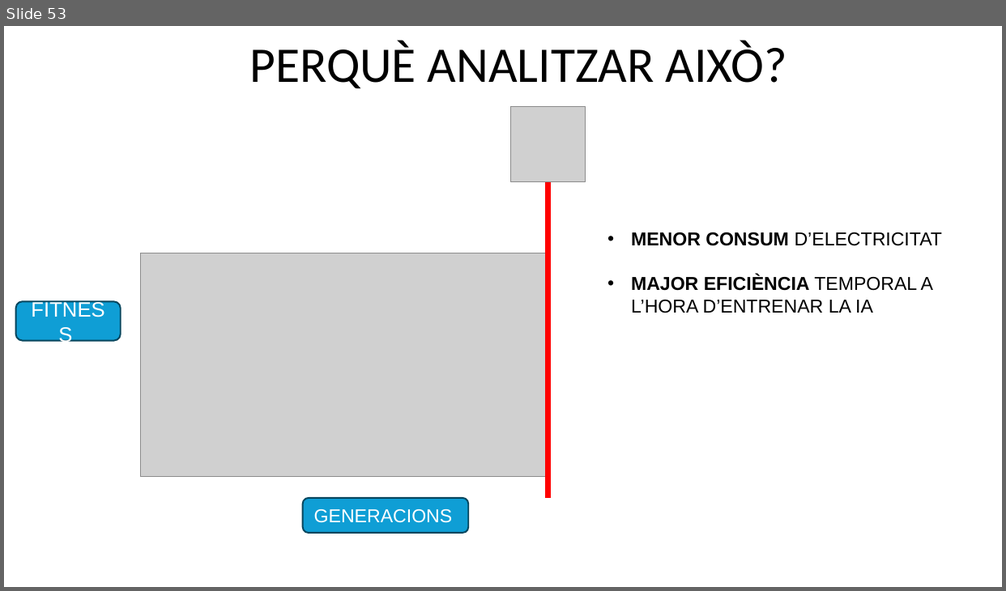
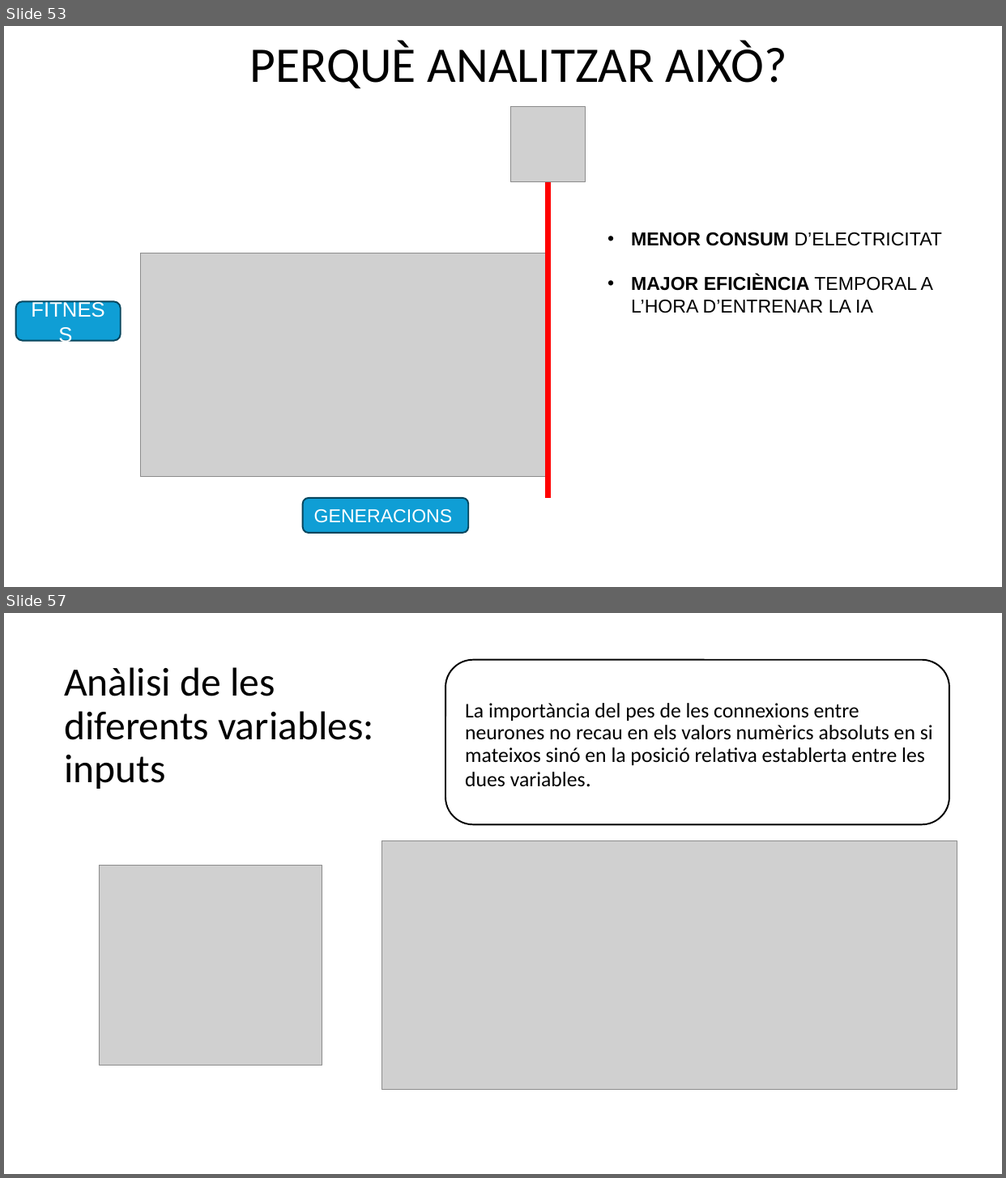
Before and after one commit to FerrerJan/Treball-de-Recerca-IA, a slide deck: TR_ESCRIT/PPT.pptx. Shown one above the other, each under a label of ours: slide 53 before the commit, slides 53 and 57 after it; the slides between them are not shown. The pictures are 1006x591 and 1006x1178 pixels, drawn with LibreOffice and Linux fonts; fonts in the diff are those of the drawing; grey boxes stand for pictures. Boxes give left, top, right and bottom in pixels: in the first picture for what was removed or moved away, otherwise in the second. Text is boxed around its words. In the diff, an @@ line names an element or a change of style, - is before the commit and + after.

```diff
--- a/TR_ESCRIT/PPT.pptx
+++ b/TR_ESCRIT/PPT.pptx
@@ slide 57 added at box(4, 613, 1002, 1174), background #FFFFFF @@
@@ rounded rectangle added at box(445, 660, 949, 825), outline #000000 1.5 pt @@
@@ title added at box(64, 667, 374, 789), 38.7 pt, text #000000 @@
+Anàlisi de les diferents variables: inputs
@@ text added at box(465, 703, 933, 787), 20 pt, text #000000 @@
+La importància del pes de les connexions entre neurones no recau en els valors numèrics absoluts en si mateixos sinó en la posició relativa establerta entre les dues variables.
@@ picture added at box(382, 841, 957, 1090) @@
@@ picture added at box(100, 865, 322, 1065) @@
```
Also in this commit, not shown: 1 slide changed, 8 other slides added.
